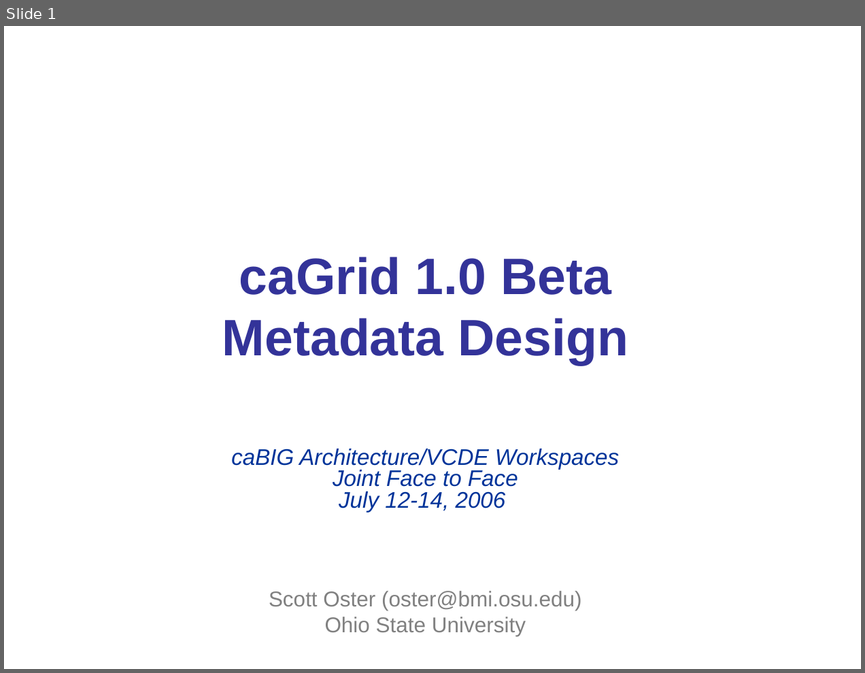
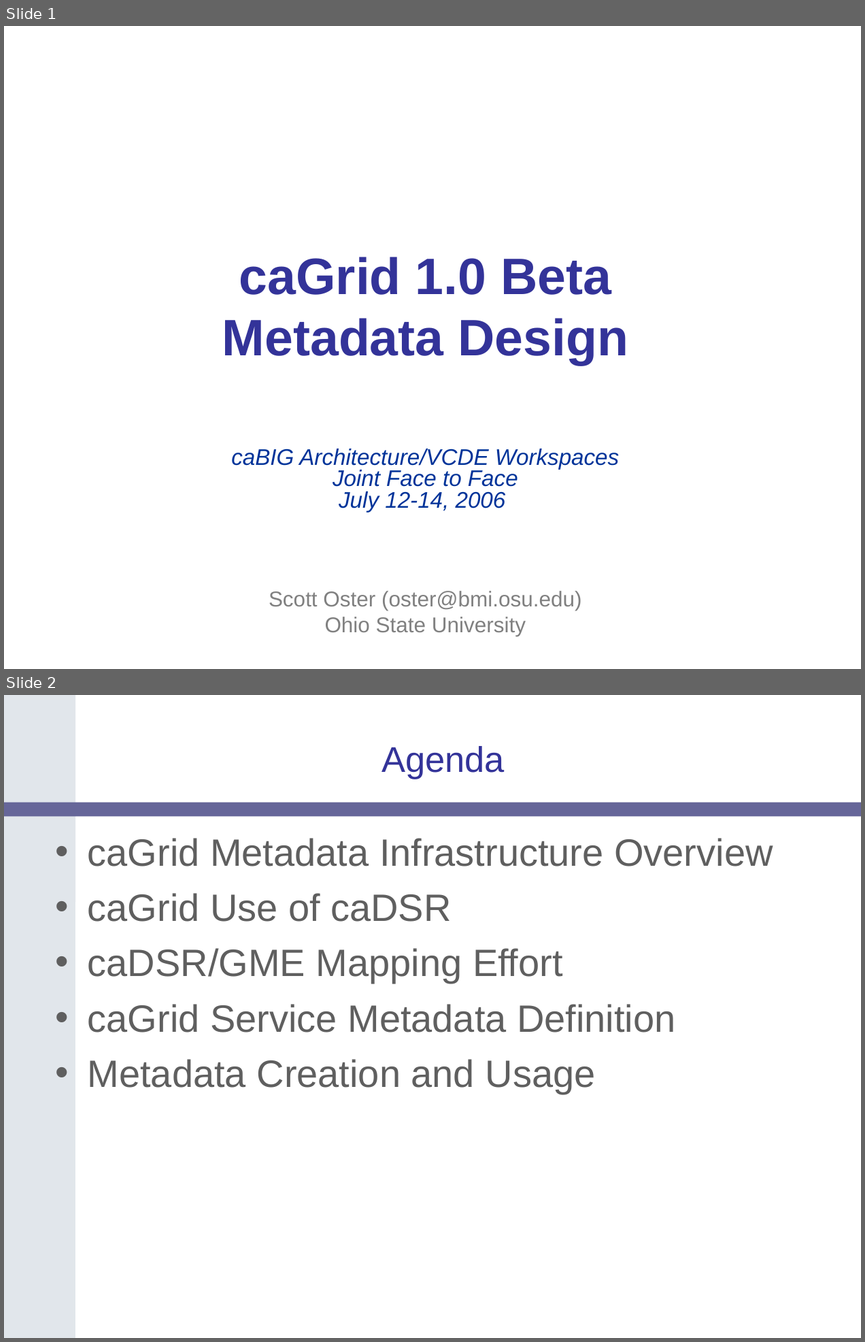
Before and after one commit to NCIP/cagrid-portal, a slide deck: cagrid-1-0/Documentation/presentations/200607_VCDE_ARCH/caGrid-1.0_Beta_Metadata.ppt. Shown one above the other, each under a label of ours: slide 1 before the commit, slides 1 and 2 after it. The pictures are 865x673 and 865x1342 pixels, drawn with LibreOffice and Linux fonts; fonts in the diff are those of the drawing; background and template pictures are left out. Boxes give left, top, right and bottom in pixels: in the first picture for what was removed or moved away, otherwise in the second. Text is boxed around its words. In the diff, an @@ line names an element or a change of style, - is before the commit and + after.

```diff
--- a/cagrid-1-0/Documentation/presentations/200607_VCDE_ARCH/caGrid-1.0_Beta_Metadata.ppt
+++ b/cagrid-1-0/Documentation/presentations/200607_VCDE_ARCH/caGrid-1.0_Beta_Metadata.ppt
@@ slide 2 added at bbox=[4, 695, 861, 1338], background #FFFFFF @@
@@ freeform shape added at bbox=[4, 695, 75, 1338], fill #E1E6EB @@
@@ title added at bbox=[381, 746, 504, 779], 30 pt, text #333399 @@
+Agenda
@@ rounded rectangle added at bbox=[4, 802, 861, 817], fill #666699 @@
@@ text added at bbox=[88, 838, 772, 1094], 32 pt, text #5F5F5F @@
+• caGrid Metadata Infrastructure Overview
+• caGrid Use of caDSR
+• caDSR/GME Mapping Effort
+• caGrid Service Metadata Definition
+• Metadata Creation and Usage
```
Also in this commit, not shown: 41 other slides added, 1 slide removed.
